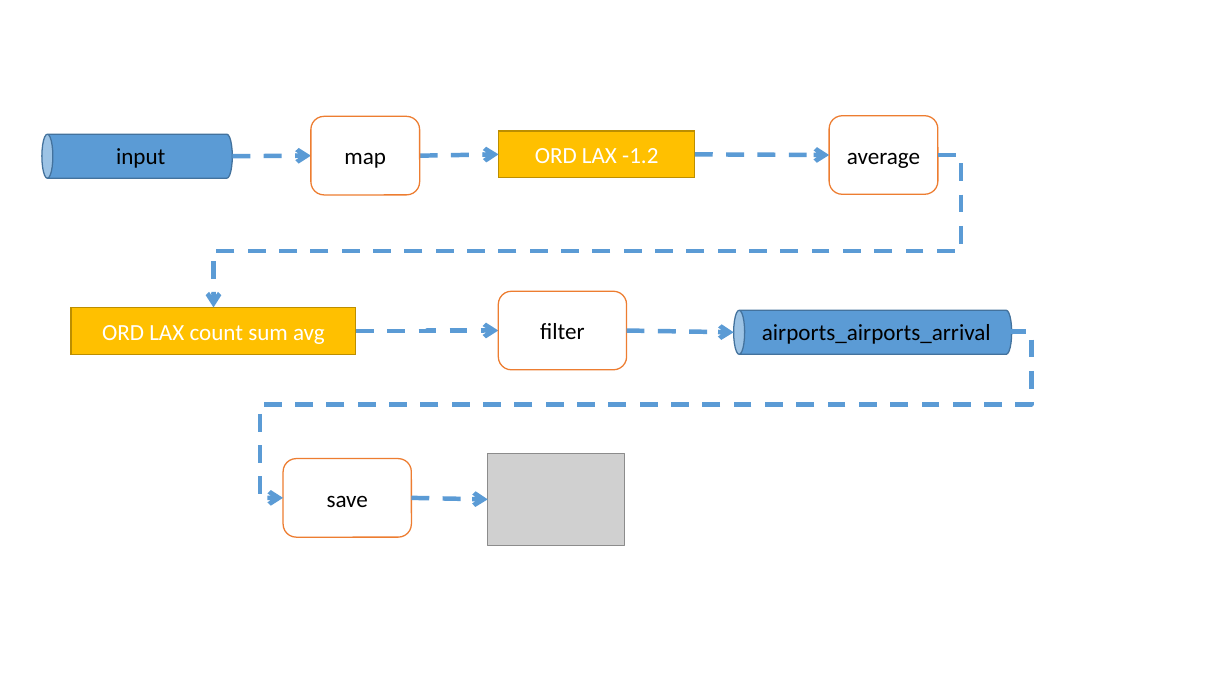
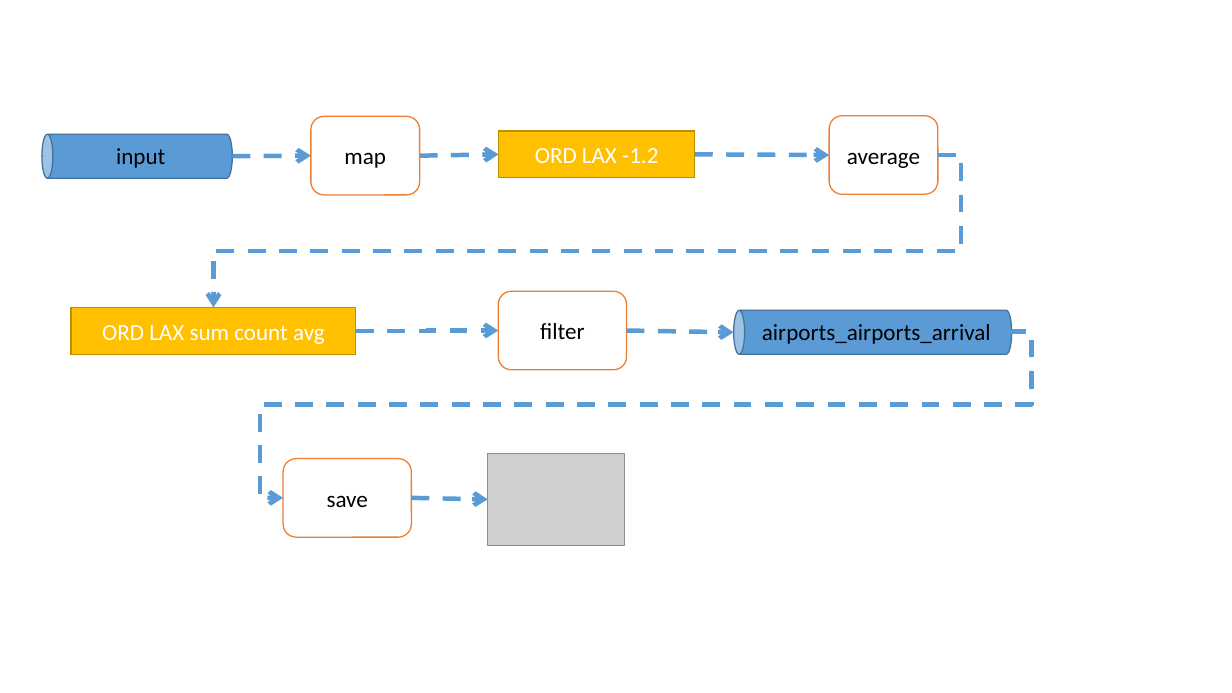
Before and after one commit to gitaroktato/cloud-capstone, a slide deck: slide 6 of documentation/streaming-system-overview.pptx. Drawn at 1232x693 pixels with LibreOffice and Linux fonts; fonts in the diff are those of the drawing; grey boxes stand for pictures. Boxes give left, top, right and bottom in pixels: in the first picture for what was removed or moved away, otherwise in the second. Text is boxed around its words. In the diff, an @@ line names an element or a change of style, - is before the commit and + after.

```diff
--- a/documentation/streaming-system-overview.pptx
+++ b/documentation/streaming-system-overview.pptx
@@ text in rectangle at box(102, 325, 325, 344): text changed @@
-ORD LAX count sum avg
+ORD LAX sum count avg
```
Also in this commit, not shown: 1 other slide changed, 2 slides added, 6 other files.
